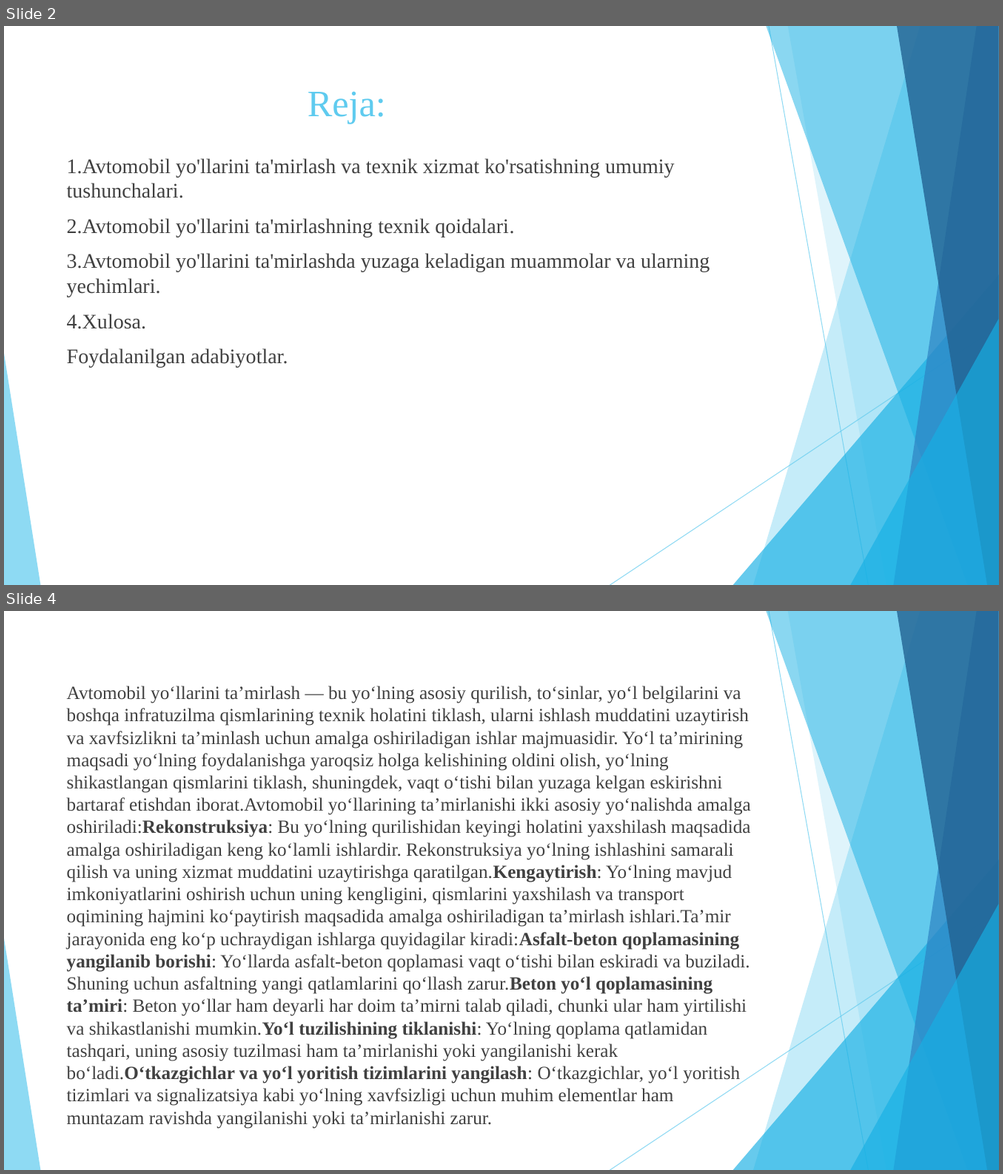
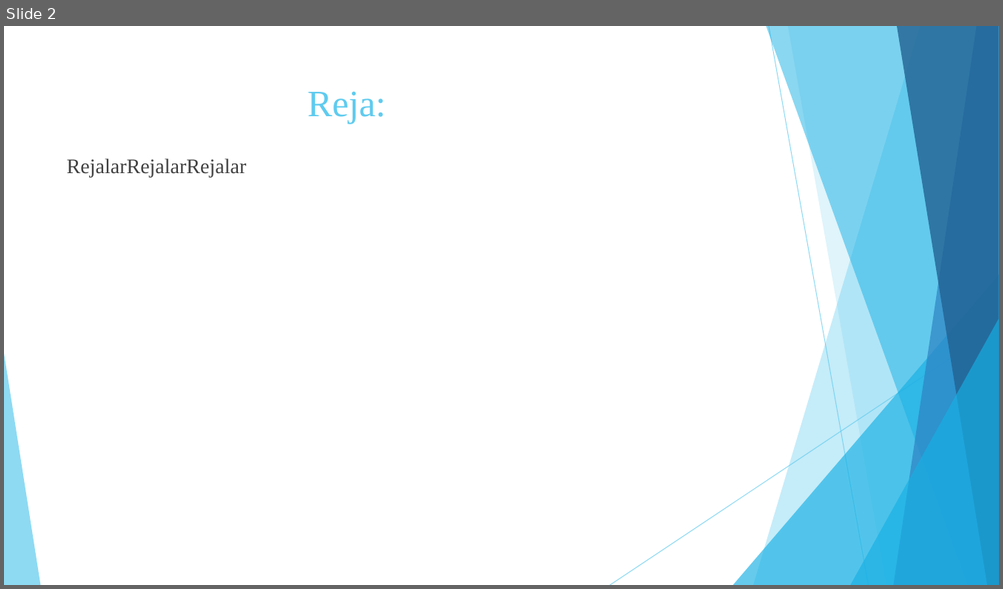
Before and after one commit to AmirjonKarimov2007/ai_bot, a slide deck: bot/slaydlar/shablon_1.pptx. Shown one above the other, each under a label of ours: slides 2 and 4 before the commit, slide 2 after it; the slides between them are not shown. The pictures are 1003x1174 and 1003x589 pixels, drawn with LibreOffice and Linux fonts; fonts in the diff are those of the drawing. Boxes give left, top, right and bottom in pixels: in the first picture for what was removed or moved away, otherwise in the second. Text is boxed around its words. In the diff, an @@ line names an element or a change of style, - is before the commit and + after.

```diff
--- a/bot/slaydlar/shablon_1.pptx
+++ b/bot/slaydlar/shablon_1.pptx
@@ slide 4 removed at [4, 611, 999, 1170], background #FFFFFF; not listed: 10 template elements that a slide beside it also shows @@
@@ text removed at [67, 686, 751, 1106] @@
-Avtomobil yo‘llarini ta’mirlash — bu yo‘lning asosiy qurilish, to‘sinlar, yo‘l belgilarini va boshqa infratuzilma qismlarining texnik holatini tiklash, ularni ishlash muddatini uzaytirish va xavfsizlikni ta’minlash uchun amalga oshiriladigan ishlar majmuasidir. Yo‘l ta’mirining maqsadi yo‘lning foydalanishga yaroqsiz holga kelishining oldini olish, yo‘lning shikastlangan qismlarini tiklash, shuningdek, vaqt o‘tishi bilan yuzaga kelgan eskirishni bartaraf etishdan iborat.Avtomobil yo‘llarining ta’mirlanishi ikki asosiy yo‘nalishda amalga oshiriladi:Rekonstruksiya: Bu yo‘lning qurilishidan keyingi holatini yaxshilash maqsadida amalga oshiriladigan keng ko‘lamli ishlardir. Rekonstruksiya yo‘lning ishlashini samarali qilish va uning xizmat muddatini uzaytirishga qaratilgan.Kengaytirish: Yo‘lning mavjud imkoniyatlarini oshirish uchun uning kengligini, qismlarini yaxshilash va transport oqimining hajmini ko‘paytirish maqsadida amalga oshiriladigan ta’mirlash ishlari.Ta’mir jarayonida eng ko‘p uchraydigan ishlarga quyidagilar kiradi:Asfalt-beton qoplamasining yangilanib borishi: Yo‘llarda asfalt-beton qoplamasi vaqt o‘tishi bilan eskiradi va buziladi. Shuning uchun asfaltning yangi qatlamlarini qo‘llash zarur.Beton yo‘l qoplamasining ta’miri: Beton yo‘llar ham deyarli har doim ta’mirni talab qiladi, chunki ular ham yirtilishi va shikastlanishi mumkin.Yo‘l tuzilishining tiklanishi: Yo‘lning qoplama qatlamidan tashqari, uning asosiy tuzilmasi ham ta’mirlanishi yoki yangilanishi kerak bo‘ladi.O‘tkazgichlar va yo‘l yoritish tizimlarini yangilash: O‘tkazgichlar, yo‘l yoritish tizimlari va signalizatsiya kabi yo‘lning xavfsizligi uchun muhim elementlar ham muntazam ravishda yangilanishi yoki ta’mirlanishi zarur.
@@ slide 2 changed as well @@
@@ text at [67, 158, 247, 177]: text changed @@
-1.Avtomobil yo'llarini ta'mirlash va texnik xizmat ko'rsatishning umumiy tushunchalari.
-2.Avtomobil yo'llarini ta'mirlashning texnik qoidalari.
-3.Avtomobil yo'llarini ta'mirlashda yuzaga keladigan muammolar va ularning yechimlari.
-4.Xulosa.
-Foydalanilgan adabiyotlar.
+RejalarRejalarRejalar
```
Also in this commit, not shown: 2 other slides changed, 1 slide added, 8 other slides removed, 3 other files.
